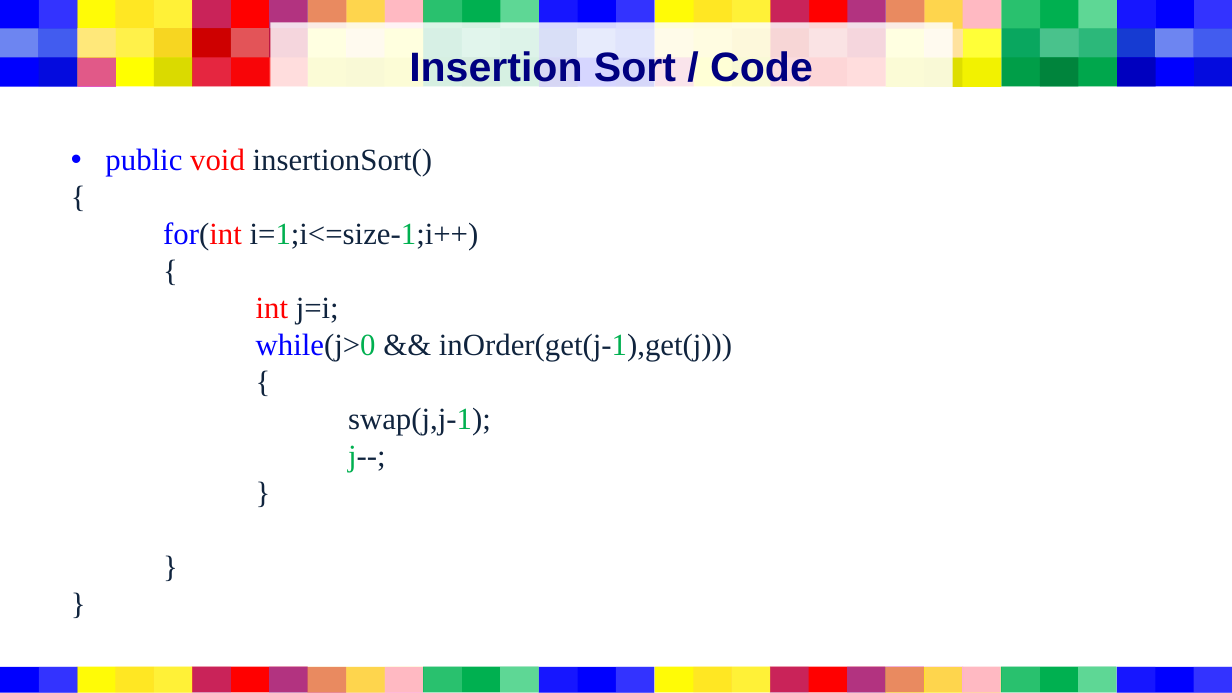
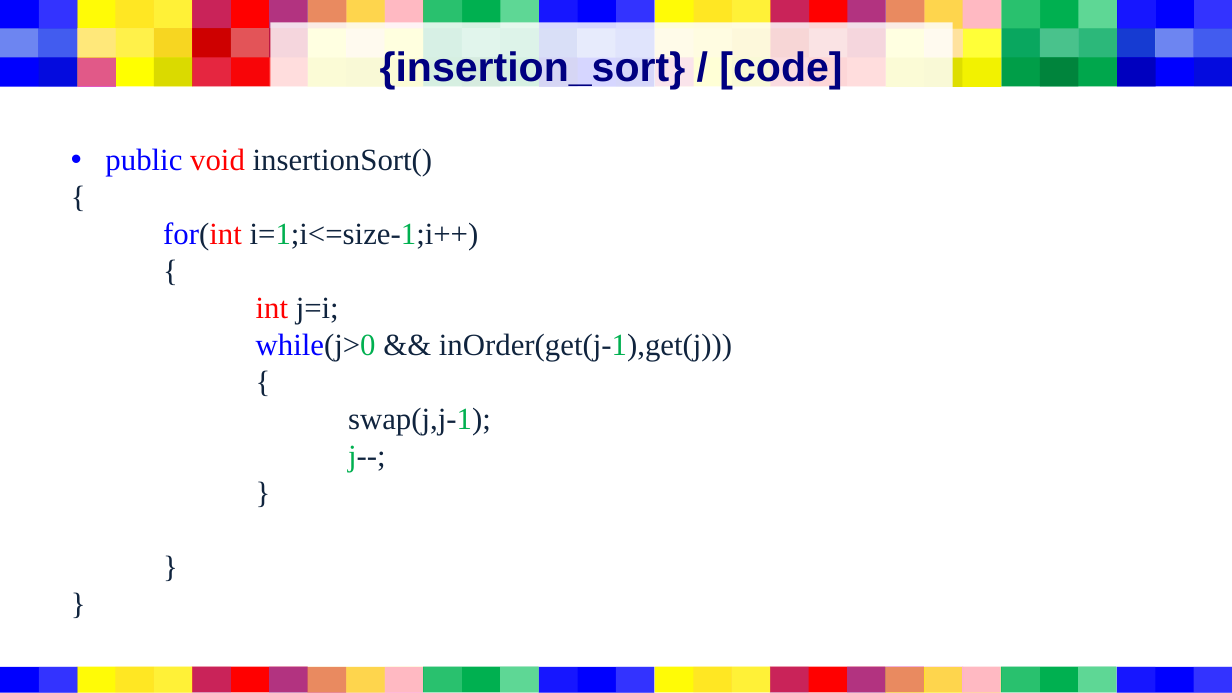
Before and after one commit to tgoodell/Computer-Programming-II, a slide deck: slide 11 of A01/presentation.pptx (slide 9 before the commit). Drawn at 1232x693 pixels with LibreOffice and Linux fonts; fonts in the diff are those of the drawing. Boxes give left, top, right and bottom in pixels: in the first picture for what was removed or moved away, otherwise in the second. Text is boxed around its words. In the diff, an @@ line names an element or a change of style, - is before the commit and + after.

```diff
--- a/A01/presentation.pptx
+++ b/A01/presentation.pptx
@@ title at (x1=380, y1=49, x2=842, y2=90): text changed @@
-Insertion Sort / Code
+{insertion_sort} / [code]
```
Also in this commit, not shown: 9 other slides changed, 2 slides added, 19 other files.
